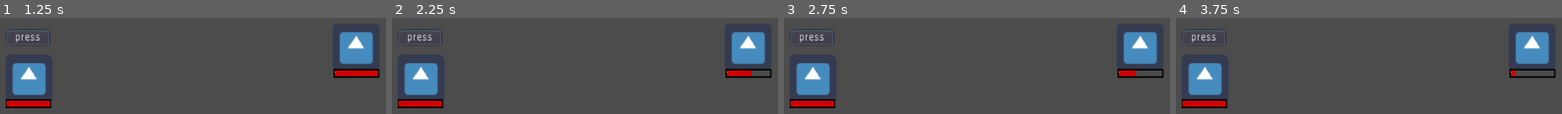
Above: before the commit, frames 1-4 (left to right).
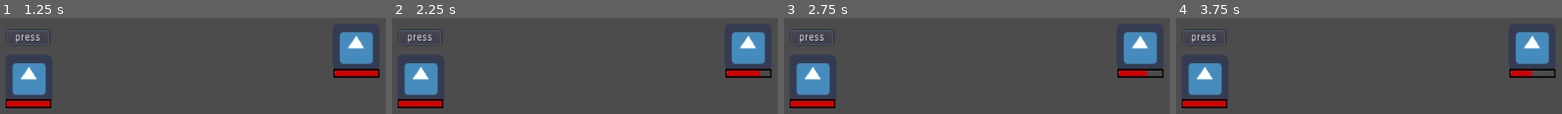
Above: after the commit, the same moments.

Repository: h19mili/TBRPG
Game: Godot game, scene res://test.tscn
The game is run twice, just before and just after one commit, with the same random seed, the same clock (stepped at 60 frames per second) and the same inputs. The engine's default icon, where the game draws it, is replaced by a stand-in: a white triangle on a blue panel in a dark square.
Inputs:
- Up to frame 1 (1.25 s): click "press" at 0.5 s
- Up to frame 2 (2.25 s): tap Enter (ui_accept) at 1.25, 1.52, 1.82, 2 s; hold Right (ui_right) 1.28-2.03 s; tap Q (Attack) at 1.35 s; tap E (Mattack) at 1.55, 2.1 s
- Up to frame 3 (2.75 s): tap Enter (ui_accept) at 2.27, 2.3, 2.57 s
- Up to frame 4 (3.75 s): hold Right (ui_right) 2.78-3.53 s; tap Enter (ui_accept) at 2.85, 3.5 s; tap Q (Attack) at 3.05, 3.6 s; hold Up (ui_up) from 3.53 s (still down)

Frame 1 is identical in both runs. In frame 2, 0.1% of the frame differs, in the area x 93-96%, y 54-61%; in frame 3, 0.2%; in frame 4, 0.3%, in the area x 87-93%, y 54-61%.

Commit message:
13th push

Diff:
--- a/Combatant.gd
+++ b/Combatant.gd
@@ -15,15 +15,10 @@
 # var M_STR = Battler_M
 
 func _ready():
-
 	pass
 
 func _process(delta):
-	if Input.is_action_just_pressed("ui_accept"):
-		emit_signal("Dmg")
-		emit_signal("completed")
-	if Input.is_action_just_pressed("ui_right"):
-		print("Jag är klar :P")
+	pass
 
 func _on_Monster_Mdmg():
 	CM_HP -= 1
--- a/M-Action.gd
+++ b/M-Action.gd
@@ -17,11 +17,10 @@
 
 func MAttack_action():
 	#if Input.is_action_just_pressed("Mattack"):# = E
-		print("attack")
 		get_node("/root/Node2D/TurnQ/Monster").emit_signal("completed")
 		get_node("/root/Node2D/TurnQ/Monster").emit_signal("Mdmg")
 
 func _onDone():
 	yield(get_node("/root/Node2D/TurnQ/Monster"), "Done")
 	MAttack_action()
-	print("2")
+	print("Monster done")
--- a/Monster.gd
+++ b/Monster.gd
@@ -1,45 +1,42 @@
 extends Node2D
 class_name Battler_M
 
-export var Max_HP : int
-export var CM_HP : int
-export var STR : int
+export var max_hp : int
+export var cm_hp : int
+export var MSTR : int
 export var Speed : int
-export var Stamina : int
-export var DEF : int
-
+export var MStamina : int
+export var MDEF : int
 signal Mdmg
 signal completed
 signal Done
+onready var Attack = get_node("../Combatant").STR
 
 func _ready():
 	pass
 
 func _process(delta):
-	if Input.is_action_just_pressed("ui_up"):
-		emit_signal("Mdmg")
-		emit_signal("completed")
+	pass
 
 func _on_Combatant_Dmg():
-	CM_HP -= 1
-	get_node("KinematicBody2D/Monster_health").value = CM_HP
-	print (CM_HP)
+	cm_hp -= 1
+	get_node("KinematicBody2D/Monster_health").value = cm_hp
+	print(cm_hp)
+	print(Attack)
 
-func init(Max_HP, CM_HP):
-	self.CM_HP = Max_HP * 1.0
-	self.CM_HP = clamp(CM_HP * 1.0, 0, Max_HP)
+func init(max_hp, cm_hp):
+	self.cm_hp = max_hp * 1.0
+	self.cm_hp = clamp(cm_hp * 1.0, 0, max_hp)
 
 func Healthbar(value):
-	self.Max_HP = Max_HP * 1.0
-	self.CM_HP = clamp((CM_HP - value), 0, Max_HP)
+	self.max_hp = max_hp * 1.0
+	self.cm_hp = clamp((cm_hp - value), 0, max_hp)
 	update()
 
 func update():
-	var percentage = CM_HP / Max_HP
-func Stats():
-	Speed == 4
+	var percentage = cm_hp / max_hp
 
 func _on_Monstertimer_timeout():
-	print("1")
+	print("Monster attack")
 	emit_signal("Done")
 	pass
--- a/test.tscn
+++ b/test.tscn
@@ -21,9 +21,11 @@
 
 [node name="Monster" parent="TurnQ" instance=ExtResource( 4 )]
 position = Vector2( 697.643, 245.773 )
-Max_HP = null
-CM_HP = null
-STR = null
+max_hp = 23
+cm_hp = 23
+MSTR = 3
+Speed = 8
+MDEF = 4
 [connection signal="timeout" from="Monstertimer" to="TurnQ/Monster" method="_on_Monstertimer_timeout"]
 [connection signal="Dmg" from="TurnQ/Combatant" to="TurnQ/Monster" method="_on_Combatant_Dmg"]
 [connection signal="Done" from="TurnQ/Combatant" to="TurnQ/Monster/M-Action" method="_onDone"]
